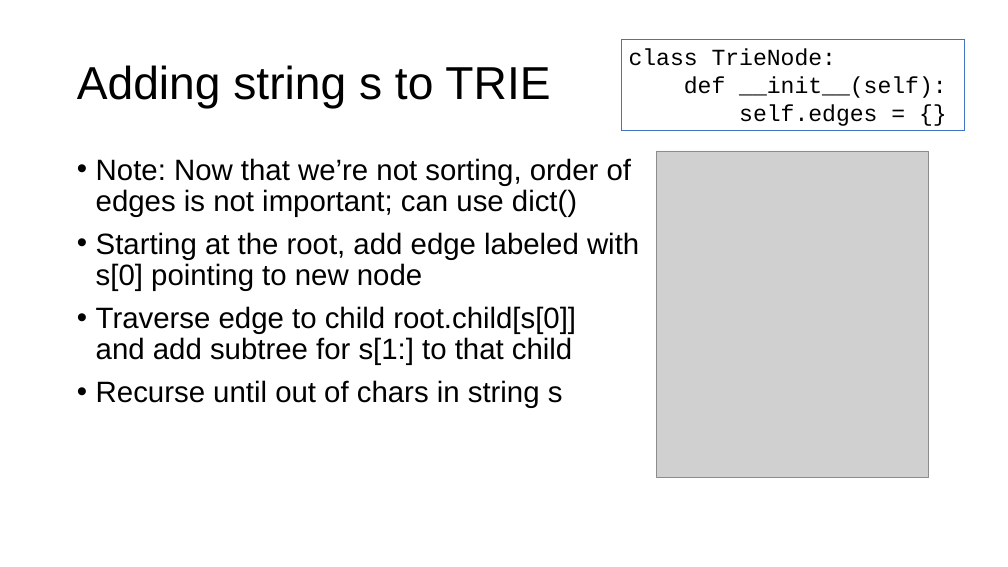
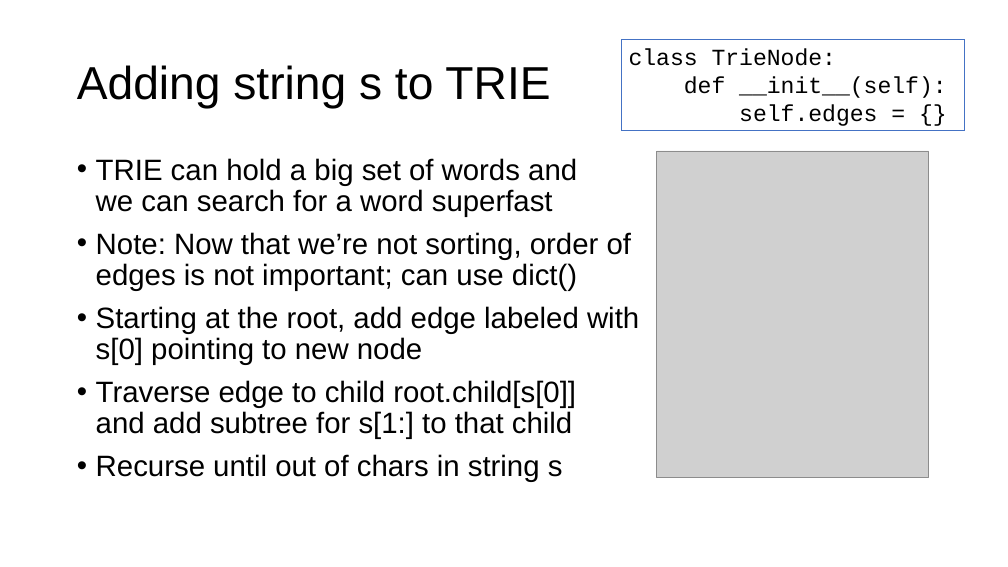
Before and after one commit to parrt/msds689, a slide deck: slide 11 of notes/searching.pptx. Drawn at 1008x567 pixels with LibreOffice and Linux fonts; fonts in the diff are those of the drawing; grey boxes stand for pictures; background and template pictures are left out. Boxes give left, top, right and bottom in pixels: in the first picture for what was removed or moved away, otherwise in the second. Text is boxed around its words. In the diff, an @@ line names an element or a change of style, - is before the commit and + after.

```diff
--- a/notes/searching.pptx
+++ b/notes/searching.pptx
@@ text at bbox=[96, 158, 577, 217]: paragraph added @@
+• TRIE can hold a big set of words and
+  we can search for a word superfast
```
Also in this commit, not shown: 7 other slides changed, 1 slide added, 8 other files.
